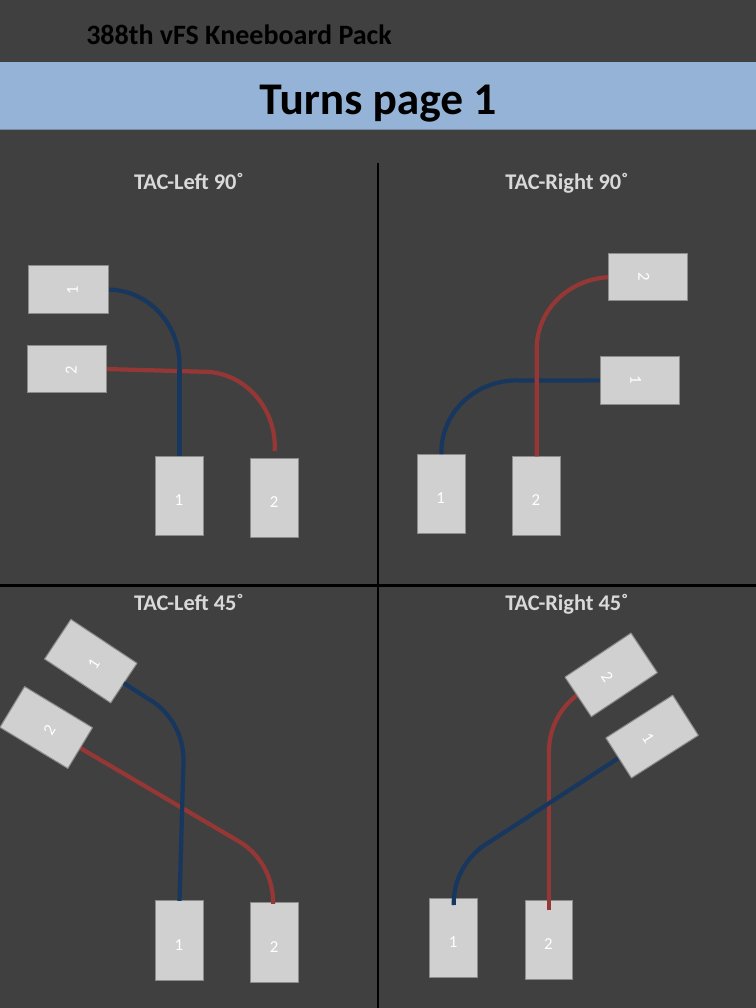
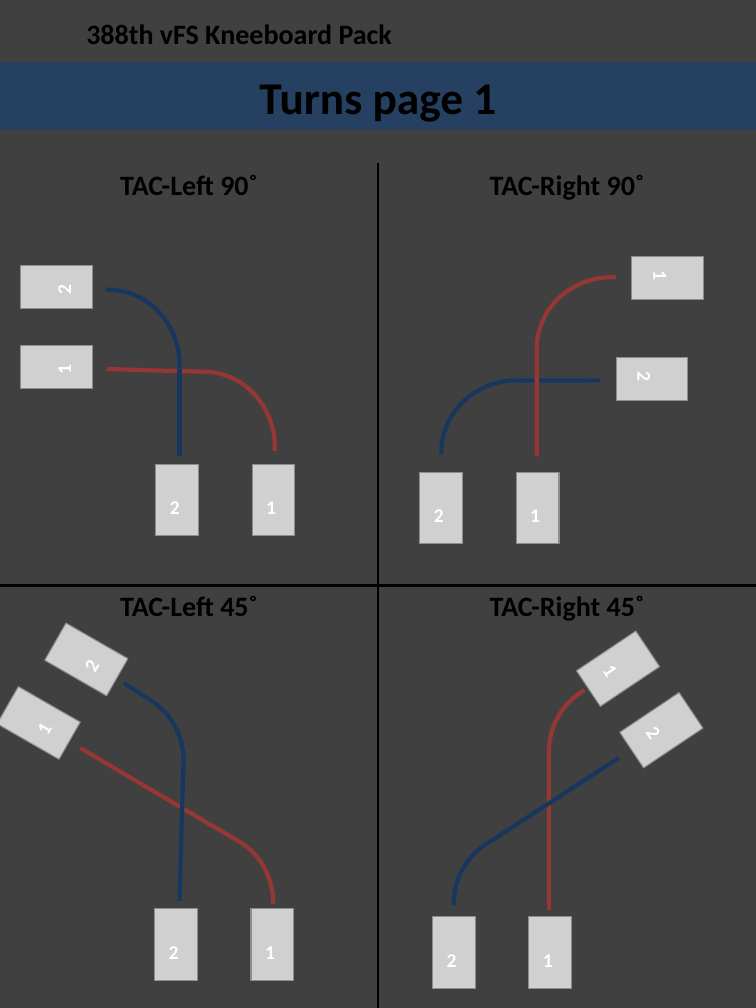
Before and after one commit to 132nd-vWing/132-TRP-388, a slide deck: slide 31 of Kneeboard Pack/388 Kneeboard Pack.pptx (slide 32 before the commit). Drawn at 756x1008 pixels with LibreOffice and Linux fonts; fonts in the diff are those of the drawing; grey boxes stand for pictures; background and template pictures are left out. Boxes give left, top, right and bottom in pixels: in the first picture for what was removed or moved away, otherwise in the second. Text is boxed around its words. In the diff, an @@ line names an element or a change of style, - is before the commit and + after.

Commit message:
chg: Changed all F/A-18 figures to F-16 figures

```diff
--- a/Kneeboard Pack/388 Kneeboard Pack.pptx
+++ b/Kneeboard Pack/388 Kneeboard Pack.pptx
@@ title "Turns page 1" at bbox=[0, 62, 756, 130]: fill #95B3D7 to #254061 @@
@@ size 16 to 20 pt, text colour #D9D9D9 to #000000 in 4 elements at bbox=[120, 175, 258, 195], bbox=[490, 596, 645, 621], bbox=[120, 596, 258, 616], bbox=[490, 175, 645, 200] @@
@@ picture at bbox=[21, 266, 93, 309]: rotation 270 to 180 degrees @@
@@ picture at bbox=[632, 257, 704, 300]: rotation 90 to 0 degrees @@
@@ text "1": place and size @@
-text "1" at bbox=[626, 377, 646, 380]
+text "1" at bbox=[648, 272, 672, 279]
@@ text "2": place and size @@
-text "2" at bbox=[61, 367, 81, 373]
+text "2" at bbox=[52, 286, 76, 293]
@@ picture at bbox=[21, 346, 93, 389]: rotation 270 to 180 degrees @@
@@ picture at bbox=[616, 358, 687, 401]: rotation 90 to 0 degrees @@
@@ text "1": place and size @@
-text "1" at bbox=[62, 289, 82, 292]
+text "1" at bbox=[52, 365, 76, 372]
@@ text "2": place and size @@
-text "2" at bbox=[634, 273, 654, 279]
+text "2" at bbox=[632, 373, 656, 380]
@@ text "2": place and size @@
-text "2" at bbox=[270, 497, 278, 507]
+text "2" at bbox=[170, 502, 180, 514]
@@ text "1": place and size @@
-text "1" at bbox=[175, 495, 183, 505]
+text "1" at bbox=[266, 502, 276, 514]
@@ text "2": place and size @@
-text "2" at bbox=[532, 495, 540, 505]
+text "2" at bbox=[434, 510, 444, 522]
@@ text "1": place and size @@
-text "1" at bbox=[436, 493, 444, 503]
+text "1" at bbox=[530, 510, 540, 522]
@@ picture at bbox=[44, 623, 128, 696]: rotation 303 to 209 degrees @@
@@ text "2": place and size @@
-text "2" at bbox=[36, 729, 56, 734]
+text "2" at bbox=[77, 664, 101, 671]
@@ text "2" at bbox=[77, 664, 101, 671]: size 12 to 14 pt, bold on; rotation 301 to 299 degrees @@
@@ picture at bbox=[577, 631, 660, 707]: rotation 56 to 326 degrees @@
@@ text "1": place and size @@
-text "1" at bbox=[637, 738, 657, 743]
+text "1" at bbox=[597, 671, 621, 677]
@@ text "1" at bbox=[597, 671, 621, 677]: size 12 to 14 pt, bold on; rotation 57 to 56 degrees @@
@@ picture at bbox=[0, 687, 81, 760]: rotation 301 to 209 degrees @@
@@ text "1": place and size @@
-text "1" at bbox=[80, 664, 100, 667]
+text "1" at bbox=[29, 728, 53, 733]
@@ text "1" at bbox=[29, 728, 53, 733]: size 12 to 14 pt, bold on; rotation 303 to 299 degrees @@
@@ picture at bbox=[620, 692, 704, 768]: rotation 57 to 326 degrees @@
@@ text "2": place and size @@
-text "2" at bbox=[596, 676, 616, 682]
+text "2" at bbox=[640, 732, 664, 739]
@@ rotation 0 to 270 degrees in 8 elements at bbox=[251, 909, 294, 981], bbox=[252, 465, 295, 536], bbox=[155, 465, 199, 536], bbox=[154, 909, 198, 981], bbox=[516, 473, 559, 544], bbox=[528, 917, 572, 989], bbox=[419, 473, 463, 544], bbox=[432, 917, 476, 989] @@
@@ text "2": place and size @@
-text "2" at bbox=[270, 942, 278, 952]
+text "2" at bbox=[169, 947, 179, 959]
@@ text "1": place and size @@
-text "1" at bbox=[175, 940, 183, 950]
+text "1" at bbox=[265, 947, 275, 959]
@@ text "2": place and size @@
-text "2" at bbox=[544, 939, 552, 949]
+text "2" at bbox=[447, 955, 457, 967]
@@ size 12 to 14 pt, bold on in 13 elements at bbox=[52, 286, 76, 293], bbox=[640, 732, 664, 739], bbox=[632, 373, 656, 380], bbox=[52, 365, 76, 372], bbox=[170, 502, 180, 514], bbox=[169, 947, 179, 959], bbox=[648, 272, 672, 279], bbox=[434, 510, 444, 522], bbox=[447, 955, 457, 967], bbox=[265, 947, 275, 959], bbox=[266, 502, 276, 514], bbox=[530, 510, 540, 522], bbox=[543, 955, 553, 967] @@
@@ text "1": place and size @@
-text "1" at bbox=[449, 937, 457, 947]
+text "1" at bbox=[543, 955, 553, 967]
```
Also in this commit, not shown: 5 other slides changed, 1 slide added, 2 slides removed.
